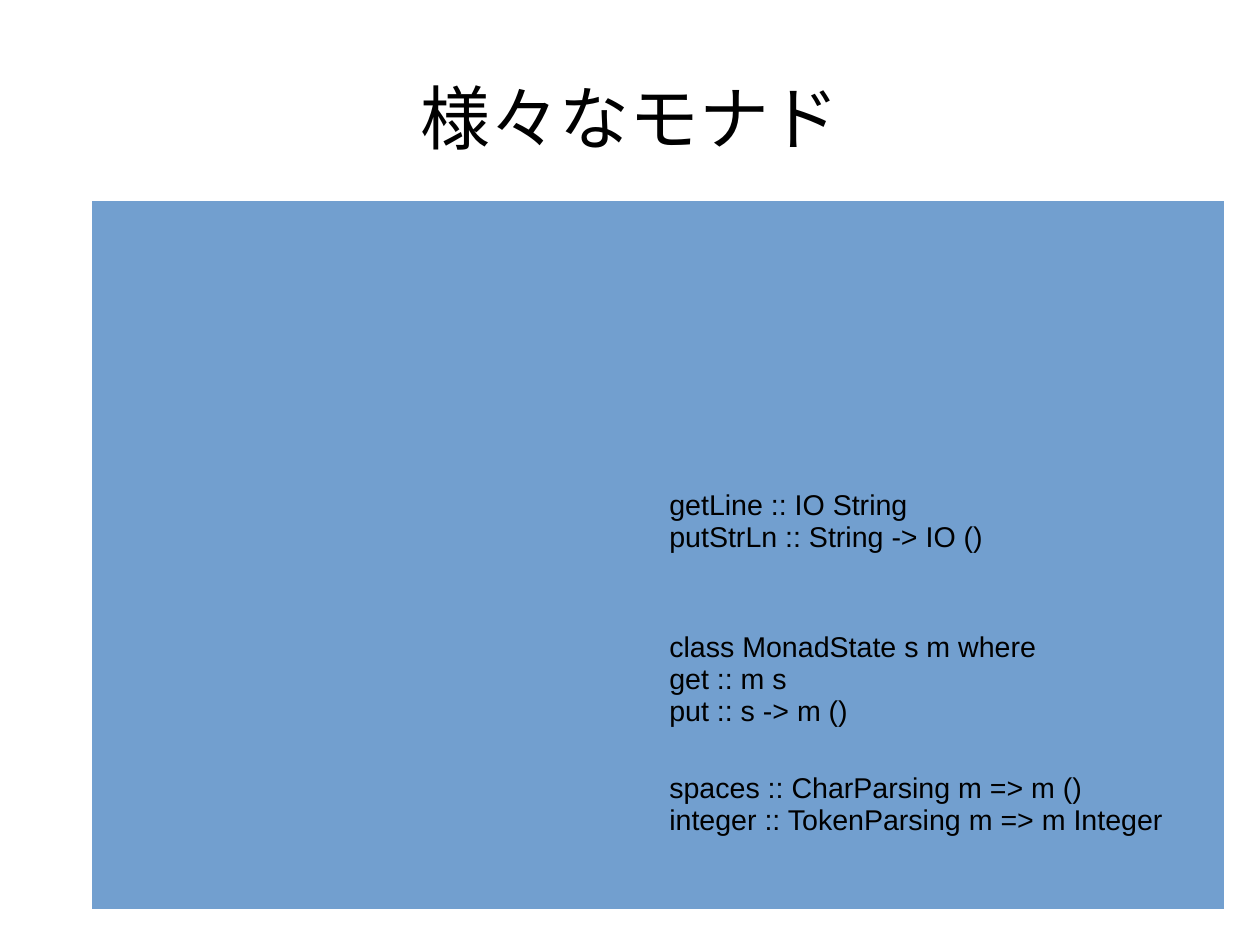
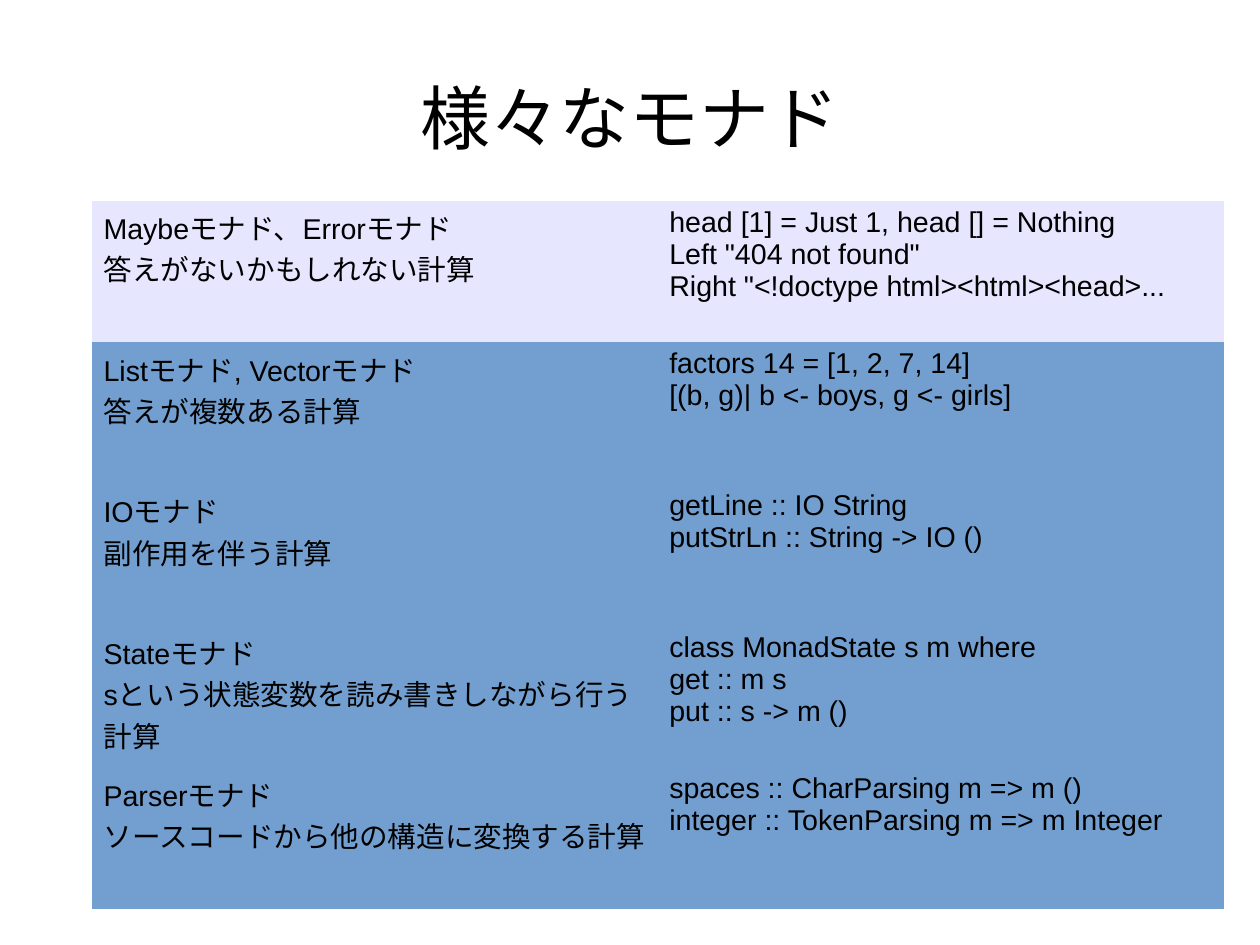
Before and after one commit to nushio3/learn-haskell, a slide deck: slide 89 of Tsukuba-2016.odp (slide 86 before the commit). Drawn at 1260x945 pixels with LibreOffice and Linux fonts; fonts in the diff are those of the drawing. Boxes give left, top, right and bottom in pixels: in the first picture for what was removed or moved away, otherwise in the second. Text is boxed around its words. In the diff, an @@ line names an element or a change of style, - is before the commit and + after.

```diff
--- a/Tsukuba-2016.odp
+++ b/Tsukuba-2016.odp
@@ table at bbox=[93, 200, 1225, 909] @@
-row 1, column 1: 
+row 1, column 1: Maybeモナド、Errorモナド / 答えがないかもしれない計算
@@ row 1, column 2: "" to "head [1] = Just 1, head [] = Nothing / Left "404 not found" / Right "<!doctype html><html><head>..." @@
-row 2, column 1: 
+row 2, column 1: Listモナド, Vectorモナド / 答えが複数ある計算
-row 2, column 2: 
+row 2, column 2: factors 14 = [1, 2, 7, 14] / [(b, g)| b <- boys, g <- girls]
-row 3, column 1: 
+row 3, column 1: IOモナド / 副作用を伴う計算
-row 4, column 1: 
+row 4, column 1: Stateモナド / sという状態変数を読み書きしながら行う計算
-row 5, column 1: 
+row 5, column 1: Parserモナド / ソースコードから他の構造に変換する計算
@@ fill #729FCF to #E6E6FF in row 1 @@
```
Also in this commit, not shown: 32 other slides changed, 9 slides added, 1 slide removed, 1 other file.
